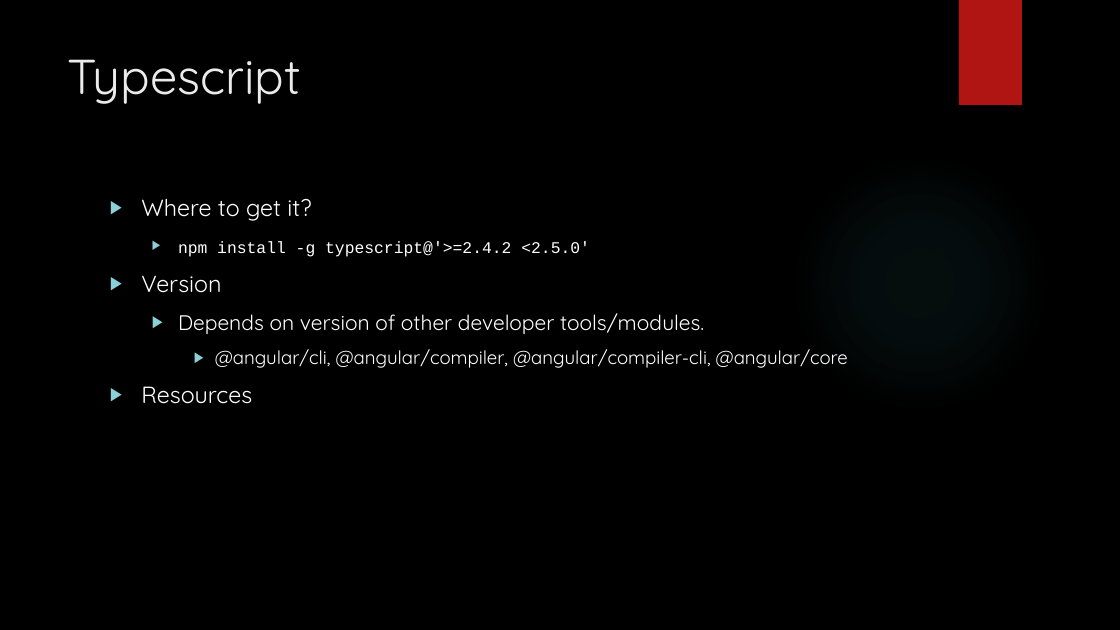
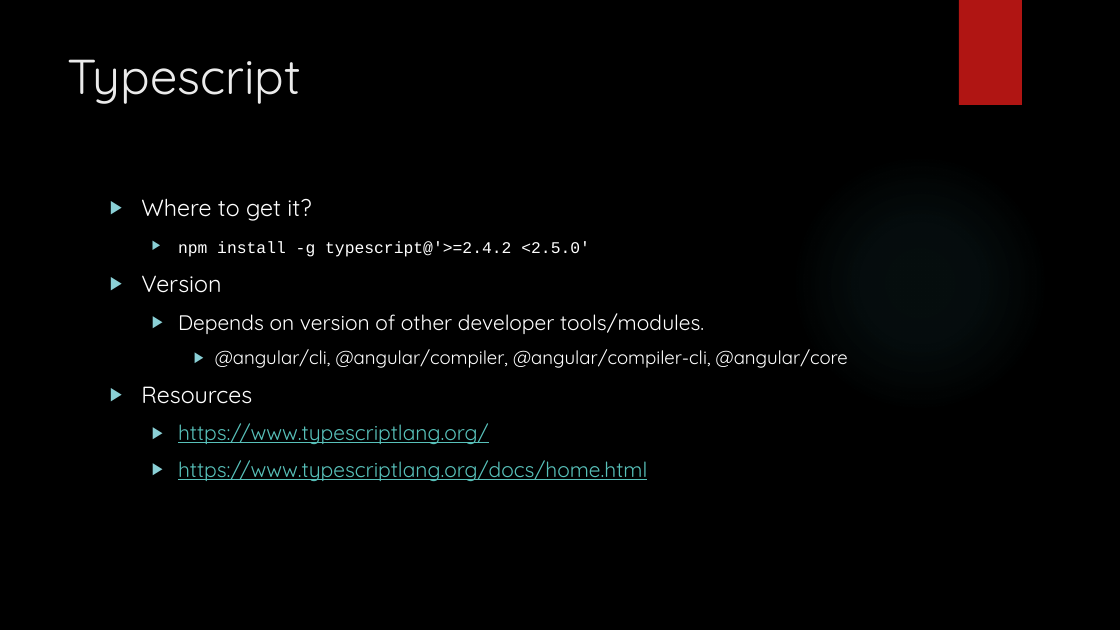
Before and after one commit to buildmotion/custom-angular-modules, a slide deck: slide 26 of presentation/custom-angular-modules.pptx. Drawn at 1120x630 pixels with LibreOffice and Linux fonts; fonts in the diff are those of the drawing; background and template pictures are left out. Boxes give left, top, right and bottom in pixels: in the first picture for what was removed or moved away, otherwise in the second. Text is boxed around its words. In the diff, an @@ line names an element or a change of style, - is before the commit and + after.

```diff
--- a/presentation/custom-angular-modules.pptx
+++ b/presentation/custom-angular-modules.pptx
@@ text at bbox=[178, 423, 647, 481]: paragraphs added @@
+  ▶ https://www.typescriptlang.org/
+  ▶ https://www.typescriptlang.org/docs/home.html
```
Also in this commit, not shown: 3 other slides changed.
